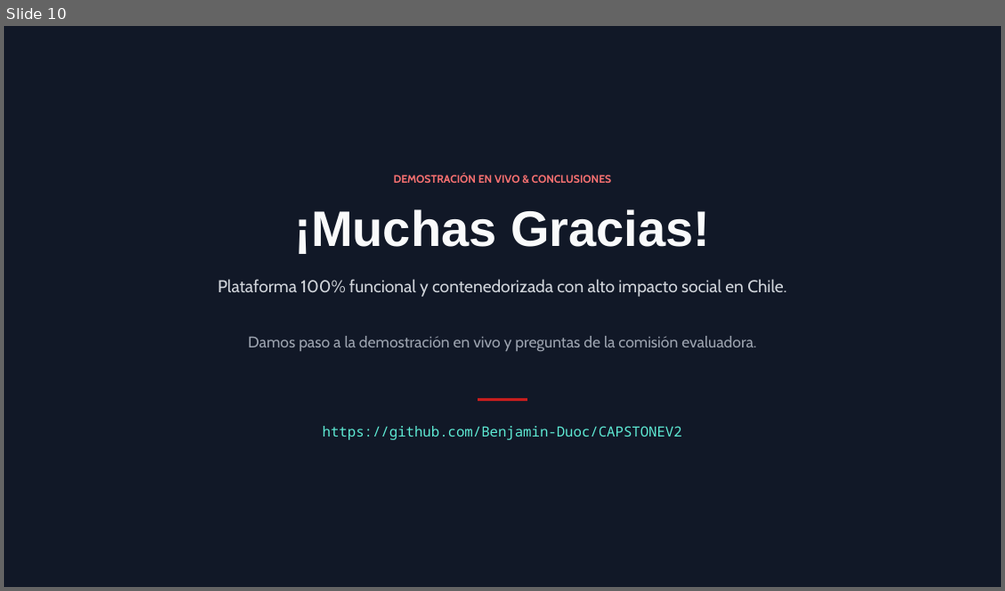
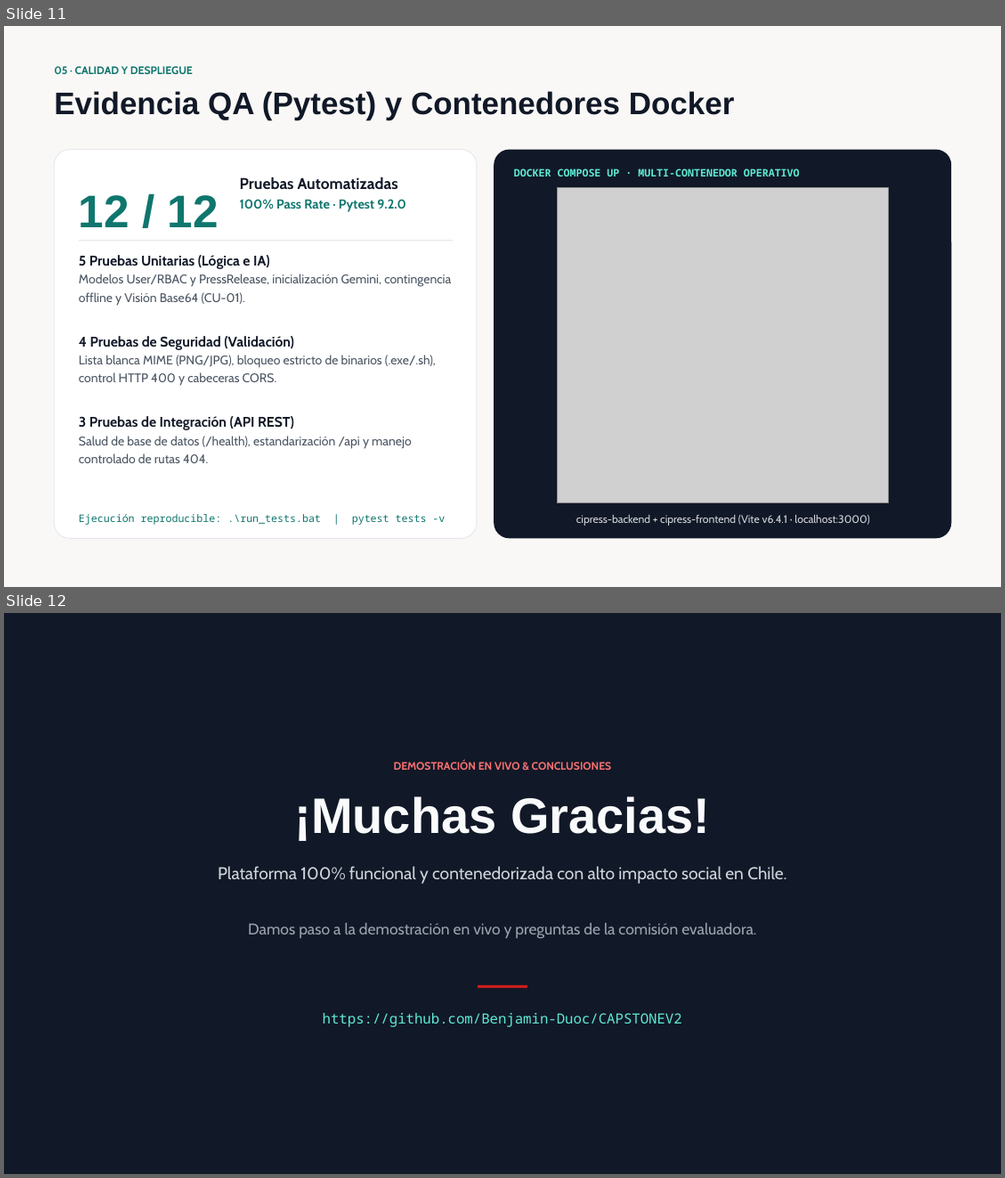
Before and after one commit to Benjamin-Duoc/CAPSTONEV2, a slide deck: Fase 3/Presentacion fase 3.pptx. Shown one above the other, each under a label of ours: slide 10 before the commit, slides 11 and 12 after it. The pictures are 1005x591 and 1005x1178 pixels, drawn with LibreOffice and Linux fonts; fonts in the diff are those of the drawing; grey boxes stand for pictures. Boxes give left, top, right and bottom in pixels: in the first picture for what was removed or moved away, otherwise in the second. Text is boxed around its words. In the diff, an @@ line names an element or a change of style, - is before the commit and + after.

Commit message:
feat(fase-3): actualizar informe final, ppt y control de roles en registro/admin

```diff
--- a/Fase 3/Presentacion fase 3.pptx
+++ b/Fase 3/Presentacion fase 3.pptx
@@ slide 11 added at box(4, 26, 1001, 587), background #F9F8F6 @@
@@ text added at box(54, 66, 193, 74), 10.5 pt, text #0F766E, bold @@
+05 · CALIDAD Y DESPLIEGUE
@@ text added at box(54, 91, 735, 120), 30 pt, text #111827, bold @@
+Evidencia QA (Pytest) y Contenedores Docker
@@ rounded rectangle added at box(54, 150, 477, 539), fill #FFFFFF, outline #E5E7EB 0.75 pt @@
@@ rounded rectangle added at box(494, 150, 952, 539), fill #111827 @@
@@ text added at box(240, 177, 406, 212), 12.5 pt, text #0F766E, bold @@
+Pruebas Automatizadas
+100% Pass Rate · Pytest 9.2.0
@@ text added at box(514, 168, 800, 176), 10 pt, text #5EEAD4, bold @@
+DOCKER COMPOSE UP · MULTI-CONTENEDOR OPERATIVO
@@ text added at box(79, 195, 218, 227), 44 pt, text #0F766E, bold @@
+12 / 12
@@ picture added at box(557, 187, 888, 503) @@
@@ rectangle added at box(79, 240, 453, 240), fill #E5E7EB @@
@@ text added at box(79, 255, 451, 305), 12 pt, text #4B5563 @@
+5 Pruebas Unitarias (Lógica e IA)
+Modelos User/RBAC y PressRelease, inicialización Gemini, contingencia offline y Visión Base64 (CU-01).
@@ text added at box(79, 336, 436, 386), 12 pt, text #4B5563 @@
+4 Pruebas de Seguridad (Validación)
+Lista blanca MIME (PNG/JPG), bloqueo estricto de binarios (.exe/.sh), control HTTP 400 y cabeceras CORS.
@@ text added at box(79, 416, 412, 463), 12 pt, text #4B5563 @@
+3 Pruebas de Integración (API REST)
+Salud de base de datos (/health), estandarización /api y manejo controlado de rutas 404.
@@ text added at box(79, 514, 445, 524), 10 pt, text #0F766E @@
+Ejecución reproducible: .\run_tests.bat | pytest tests -v
@@ text added at box(576, 515, 869, 525), 10.5 pt, text #D1D5DB @@
+cipress-backend + cipress-frontend (Vite v6.4.1 · localhost:3000)
@@ what was slide 10 is now slide 12 @@
```
Also in this commit, not shown: 7 slides changed, 1 other slide added, 8 other files.
